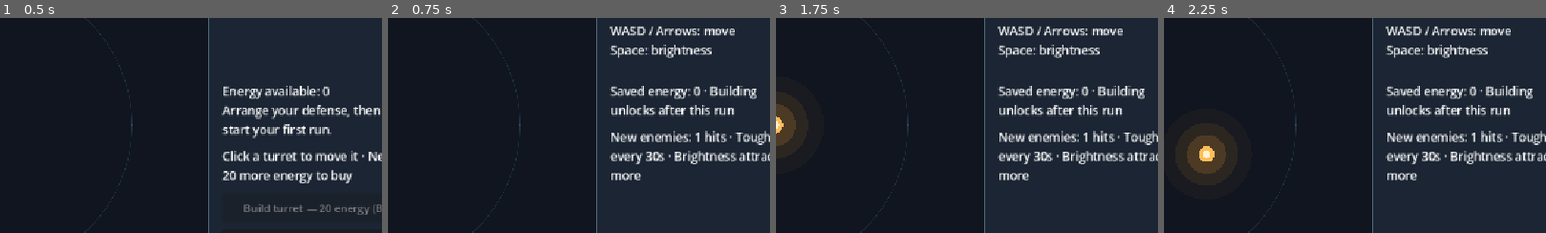
Above: before the commit, frames 1-4 (left to right).
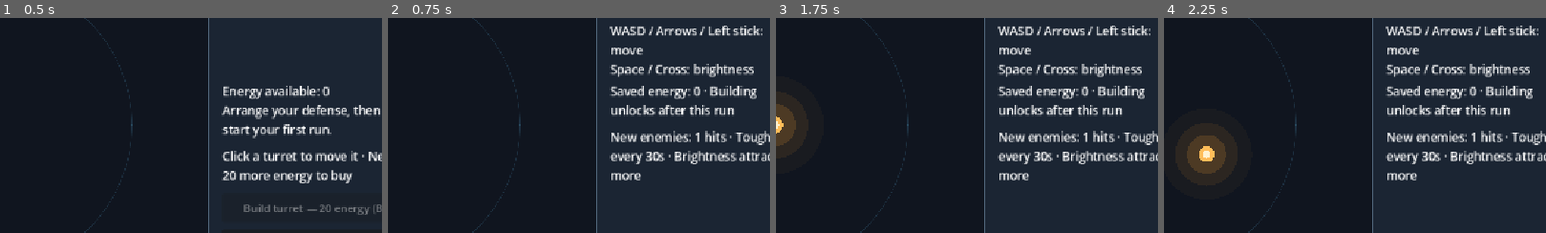
Above: after the commit, the same moments.

Repository: pelletiermaxime/little-last-light
Game: Godot game, scene res://main.tscn
Same seed, same stepped clock (60 frames per second), same inputs: the game is played once before the commit and once after it.
Inputs (mouse positions are % of the whole screen's width and height, from its top left):
- Up to frame 1 (0.5 s): no input
- Up to frame 2 (0.75 s): click "Start run (Enter)" at 0.5 s
- Up to frame 3 (1.75 s): tap Enter (start_run, bound only after the commit) at 1.25, 1.55 s; move the mouse to (72, 45) at 1.27 s; hold D (move_right) from 1.28 s (still down); hold B (build_turret, bound only after the commit) from 1.28 s (still down); click (72, 45) at 1.42 s
- Up to frame 4 (2.25 s): move the mouse to (30, 55) at 2.02 s; release D (move_right) at 2.03 s; release B (build_turret, bound only after the commit) at 2.03 s; hold S (move_down) from 2.03 s (still down); tap Enter (start_run, bound only after the commit) at 2.1 s; click (30, 55) at 2.17 s
The pictures show only the part of the screen within x 45-95%, y 25-75%; the shares and areas given below are measured in that part.

Frame 1 is identical in both runs. In frame 2, 2.3% of the frame differs, in the area x 58-98%, y 3-28%; in frame 3, 2.3%; in frame 4, 2.3%.

Commit message:
Add gamepad controls for combat and turret placement

Diff:
--- a/build_controller.gd
+++ b/build_controller.gd
@@ -20,6 +20,9 @@
 var selected_turret: Node2D
 var placement_hint: Label
 var sidebar: ColorRect
+var controller_cursor: Vector2
+var using_controller: bool = false
+const CURSOR_SPEED: float = 360.0
 
 
 func _ready() -> void:
@@ -94,6 +97,7 @@
 	buttons.add_child(start_button)
 	cancel_button.hide()
 	_layout_sidebar()
+	controller_cursor = main.get_arena_rect().get_center()
 	get_viewport().size_changed.connect(_layout_sidebar)
 	_update_interface()
 
@@ -106,17 +110,23 @@
 	bar.size = Vector2(280, 0)
 
 
-func _process(_delta: float) -> void:
+func _process(delta: float) -> void:
+	if using_controller and main.phase == main.Phase.PREPARATION:
+		var direction := Input.get_vector("move_left", "move_right", "move_up", "move_down")
+		var arena: Rect2 = main.get_arena_rect()
+		controller_cursor = (controller_cursor + direction * CURSOR_SPEED * delta).clamp(arena.position, arena.end - Vector2.ONE)
+	queue_redraw()
 	_update_interface()
 	if placing:
-		preview.global_position = get_global_mouse_position()
+		preview.global_position = _cursor_position()
 		var reason := placement_error(preview.global_position)
 		var valid := reason.is_empty()
 		preview.modulate = Color(0.6, 1.0, 0.7, 0.65) if valid else Color(1.0, 0.3, 0.3, 0.65)
-		placement_hint.text = ("Click to move here · Free" if is_instance_valid(selected_turret) else "Click to build · %d energy" % int(turret_cost())) if valid else reason
+		var confirm := "Cross" if using_controller else "Click"
+		placement_hint.text = ((confirm + " to move here · Free") if is_instance_valid(selected_turret) else (confirm + " to build · %d energy" % int(turret_cost()))) if valid else reason
 		placement_hint.modulate = Color("#a5edb7") if valid else Color("#ffb4a8")
 		placement_hint.reset_size()
-		var mouse := get_viewport().get_mouse_position()
+		var mouse := get_canvas_transform() * _cursor_position()
 		var limit := (get_viewport_rect().size - placement_hint.size - Vector2(8, 8)).max(Vector2(8, 8))
 		placement_hint.position = (mouse + Vector2(20, 24)).clamp(Vector2(8, 8), limit)
 
@@ -132,7 +142,9 @@
 	build_button.visible = preparing
 	start_button.visible = preparing
 	start_button.disabled = placing
-	build_button.text = "Build turret — %d energy (B)" % int(turret_cost())
+	build_button.text = "Build turret — %d energy (%s)" % [int(turret_cost()), "Square" if using_controller else "B"]
+	cancel_button.text = "Cancel (%s)" % ("Circle" if using_controller else "Esc")
+	start_button.text = "Start run (%s)" % ("Options" if using_controller else "Enter")
 	build_button.disabled = placing or main.banked_energy < turret_cost()
 	overview.text = ("Energy available: %d\n%s" % [int(main.banked_energy), main.summary]) if preparing else ("Saved energy: %d · Building unlocks after this run" % int(main.banked_energy))
 	if not main.save_message.is_empty():
@@ -145,31 +157,59 @@
 		hint.text = "Click a turret to move it · Need %d more energy to buy" % int(ceil(turret_cost() - main.banked_energy))
 	else:
 		hint.text = "Click a turret to move it, or buy another with B"
+	if preparing and using_controller:
+		hint.text = "Left stick / D-pad: cursor\nCross: select / place\nSquare: buy · Circle: cancel"
+
+
+func _cursor_position() -> Vector2:
+	return controller_cursor if using_controller else get_global_mouse_position()
+
+
+func _input(event: InputEvent) -> void:
+	if event is InputEventJoypadButton and event.pressed or event is InputEventJoypadMotion and absf(event.axis_value) > 0.2:
+		using_controller = true
+	elif event is InputEventMouseMotion or event is InputEventMouseButton or event is InputEventKey:
+		using_controller = false
+
+
+func _draw() -> void:
+	if not using_controller or main.phase != main.Phase.PREPARATION:
+		return
+	var point := to_local(controller_cursor)
+	draw_arc(point, 10.0, 0.0, TAU, 32, Color.WHITE, 2.0)
+	draw_line(point - Vector2(15, 0), point + Vector2(15, 0), Color.WHITE)
+	draw_line(point - Vector2(0, 15), point + Vector2(0, 15), Color.WHITE)
 
 
 func _unhandled_input(event: InputEvent) -> void:
 	if main.phase != main.Phase.PREPARATION:
 		return
-	if event is InputEventKey and event.pressed and not event.echo:
-		if event.physical_keycode == KEY_B:
-			begin_placement()
-			get_viewport().set_input_as_handled()
-		elif placing and event.keycode == KEY_ESCAPE:
-			cancel_placement()
-			get_viewport().set_input_as_handled()
-		elif event.keycode == KEY_ENTER:
-			main.start_run()
-			get_viewport().set_input_as_handled()
+	if event.is_action_pressed("build_turret"):
+		begin_placement()
+		get_viewport().set_input_as_handled()
+	elif event.is_action_pressed("cancel_placement"):
+		cancel_placement()
+		get_viewport().set_input_as_handled()
+	elif event.is_action_pressed("start_run"):
+		main.start_run()
+		get_viewport().set_input_as_handled()
+	elif event.is_action_pressed("confirm_placement"):
+		_select_or_place(controller_cursor)
+		get_viewport().set_input_as_handled()
 	elif event is InputEventMouseButton and event.pressed and event.button_index == MOUSE_BUTTON_LEFT:
 		var point: Vector2 = get_canvas_transform().affine_inverse() * event.position
-		if placing:
-			try_place(point)
-		else:
-			for turret in get_tree().get_nodes_in_group("turrets"):
-				if point.distance_to(turret.global_position) <= 20.0:
-					begin_move(turret)
-					break
-		get_viewport().set_input_as_handled()
+		_select_or_place(point)
+		get_viewport().set_input_as_handled()
+
+
+func _select_or_place(point: Vector2) -> void:
+	if placing:
+		try_place(point)
+	else:
+		for turret in get_tree().get_nodes_in_group("turrets"):
+			if point.distance_to(turret.global_position) <= 20.0:
+				begin_move(turret)
+				break
 
 
 func begin_placement() -> void:
@@ -189,7 +229,7 @@
 
 func _show_preview() -> void:
 	placing = true
-	preview.global_position = get_global_mouse_position()
+	preview.global_position = _cursor_position()
 	preview.show()
 	placement_hint.show()
 	cancel_button.show()
--- a/lantern.gd
+++ b/lantern.gd
@@ -78,14 +78,13 @@
 	position = position.clamp(margin, (screen_size - margin).max(margin))
 
 
-func _unhandled_key_input(event: InputEvent) -> void:
+func _unhandled_input(event: InputEvent) -> void:
 	if not running:
 		return
-	if event is InputEventKey:
-		if event.pressed and not event.echo and event.keycode == KEY_SPACE:
-			brightness = (brightness + 1) % BRIGHTNESS_NAMES.size()
-			_update_status()
-			get_viewport().set_input_as_handled()
+	if event.is_action_pressed("cycle_brightness"):
+		brightness = (brightness + 1) % BRIGHTNESS_NAMES.size()
+		_update_status()
+		get_viewport().set_input_as_handled()
 
 
 func _center_in_viewport() -> void:
@@ -102,7 +101,7 @@
 		status_label.text = "PREPARATION\nHealth restored on Start run"
 		return
 	status_label.text = (
-		"Health: %d / %d\nTime: %ds · Brightness: %s\nThis run: %d energy\n(+%.0f / second)\n\nWASD / Arrows: move\nSpace: brightness"
+		"Health: %d / %d\nTime: %ds · Brightness: %s\nThis run: %d energy\n(+%.0f / second)\n\nWASD / Arrows / Left stick: move\nSpace / Cross: brightness"
 		% [
 			int(ceil(health)),
 			int(max_health),
--- a/project.godot
+++ b/project.godot
@@ -20,6 +20,62 @@
 window/stretch/mode="canvas_items"
 window/stretch/aspect="expand"
 
+[input]
+
+move_left={
+"deadzone": 0.2,
+"events": [Object(InputEventKey,"resource_local_to_scene":false,"resource_name":"","device":16,"window_id":0,"alt_pressed":false,"shift_pressed":false,"ctrl_pressed":false,"meta_pressed":false,"pressed":false,"keycode":0,"physical_keycode":65,"key_label":0,"unicode":0,"location":0,"echo":false,"script":null)
+, Object(InputEventKey,"resource_local_to_scene":false,"resource_name":"","device":16,"window_id":0,"alt_pressed":false,"shift_pressed":false,"ctrl_pressed":false,"meta_pressed":false,"pressed":false,"keycode":0,"physical_keycode":4194321,"key_label":0,"unicode":0,"location":0,"echo":false,"script":null)
+, Object(InputEventJoypadMotion,"device":-1,"axis":0,"axis_value":-1.0)
+, Object(InputEventJoypadButton,"device":-1,"button_index":13)
+]
+}
+move_right={
+"deadzone": 0.2,
+"events": [Object(InputEventKey,"resource_local_to_scene":false,"resource_name":"","device":16,"window_id":0,"alt_pressed":false,"shift_pressed":false,"ctrl_pressed":false,"meta_pressed":false,"pressed":false,"keycode":0,"physical_keycode":68,"key_label":0,"unicode":0,"location":0,"echo":false,"script":null)
+, Object(InputEventKey,"resource_local_to_scene":false,"resource_name":"","device":16,"window_id":0,"alt_pressed":false,"shift_pressed":false,"ctrl_pressed":false,"meta_pressed":false,"pressed":false,"keycode":0,"physical_keycode":4194323,"key_label":0,"unicode":0,"location":0,"echo":false,"script":null)
+, Object(InputEventJoypadMotion,"device":-1,"axis":0,"axis_value":1.0)
+, Object(InputEventJoypadButton,"device":-1,"button_index":14)
+]
+}
+move_up={
+"deadzone": 0.2,
+"events": [Object(InputEventKey,"resource_local_to_scene":false,"resource_name":"","device":16,"window_id":0,"alt_pressed":false,"shift_pressed":false,"ctrl_pressed":false,"meta_pressed":false,"pressed":false,"keycode":0,"physical_keycode":87,"key_label":0,"unicode":0,"location":0,"echo":false,"script":null)
+, Object(InputEventKey,"resource_local_to_scene":false,"resource_name":"","device":16,"window_id":0,"alt_pressed":false,"shift_pressed":false,"ctrl_pressed":false,"meta_pressed":false,"pressed":false,"keycode":0,"physical_keycode":4194320,"key_label":0,"unicode":0,"location":0,"echo":false,"script":null)
+, Object(InputEventJoypadMotion,"device":-1,"axis":1,"axis_value":-1.0)
+, Object(InputEventJoypadButton,"device":-1,"button_index":11)
+]
+}
+move_down={
+"deadzone": 0.2,
+"events": [Object(InputEventKey,"resource_local_to_scene":false,"resource_name":"","device":16,"window_id":0,"alt_pressed":false,"shift_pressed":false,"ctrl_pressed":false,"meta_pressed":false,"pressed":false,"keycode":0,"physical_keycode":83,"key_label":0,"unicode":0,"location":0,"echo":false,"script":null)
+, Object(InputEventKey,"resource_local_to_scene":false,"resource_name":"","device":16,"window_id":0,"alt_pressed":false,"shift_pressed":false,"ctrl_pressed":false,"meta_pressed":false,"pressed":false,"keycode":0,"physical_keycode":4194322,"key_label":0,"unicode":0,"location":0,"echo":false,"script":null)
+, Object(InputEventJoypadMotion,"device":-1,"axis":1,"axis_value":1.0)
+, Object(InputEventJoypadButton,"device":-1,"button_index":12)
+]
+}
+
+cycle_brightness={
+"deadzone": 0.2,
+"events": [Object(InputEventKey,"keycode":32), Object(InputEventJoypadButton,"device":-1,"button_index":0)]
+}
+build_turret={
+"deadzone": 0.2,
+"events": [Object(InputEventKey,"physical_keycode":66), Object(InputEventJoypadButton,"device":-1,"button_index":2)]
+}
+cancel_placement={
+"deadzone": 0.2,
+"events": [Object(InputEventKey,"keycode":4194305), Object(InputEventJoypadButton,"device":-1,"button_index":1)]
+}
+start_run={
+"deadzone": 0.2,
+"events": [Object(InputEventKey,"keycode":4194309), Object(InputEventJoypadButton,"device":-1,"button_index":6)]
+}
+confirm_placement={
+"deadzone": 0.2,
+"events": [Object(InputEventJoypadButton,"device":-1,"button_index":0)]
+}
+
 [physics]
 
 3d/physics_engine="Jolt Physics"
@@ -30,25 +86,3 @@
 renderer/rendering_method="gl_compatibility"
 renderer/rendering_method.mobile="gl_compatibility"
 environment/defaults/default_clear_color=Color(0.0627451, 0.08235294, 0.12156863, 1)
-
-[input]
-
-move_left={
-"deadzone": 0.2,
-"events": [Object(InputEventKey,"physical_keycode":65), Object(InputEventKey,"physical_keycode":4194321)]
-}
-
-move_right={
-"deadzone": 0.2,
-"events": [Object(InputEventKey,"physical_keycode":68), Object(InputEventKey,"physical_keycode":4194323)]
-}
-
-move_up={
-"deadzone": 0.2,
-"events": [Object(InputEventKey,"physical_keycode":87), Object(InputEventKey,"physical_keycode":4194320)]
-}
-
-move_down={
-"deadzone": 0.2,
-"events": [Object(InputEventKey,"physical_keycode":83), Object(InputEventKey,"physical_keycode":4194322)]
-}
--- /dev/null
+++ b/tests/check_controller.gd
@@ -0,0 +1,76 @@
+extends SceneTree
+
+
+func _initialize() -> void:
+	call_deferred("check")
+
+
+func press(button: JoyButton) -> void:
+	var event := InputEventJoypadButton.new()
+	event.device = 3 # Bindings must work beyond the first connected controller.
+	event.button_index = button
+	event.pressed = true
+	root.push_input(event)
+	event.pressed = false
+	root.push_input(event)
+
+
+func axis(value: float) -> void:
+	var event := InputEventJoypadMotion.new()
+	event.device = 3
+	event.axis = JOY_AXIS_LEFT_X
+	event.axis_value = value
+	Input.parse_input_event(event)
+	Input.flush_buffered_events()
+
+
+func check() -> void:
+	var scene = load("res://main.tscn").instantiate()
+	var path := "/tmp/little-last-light-controller-%d.json" % OS.get_process_id()
+	scene.save_path = path
+	root.add_child(scene)
+	current_scene = scene
+	var build = scene.get_node("BuildController")
+	scene.banked_energy = 40.0
+	press(JOY_BUTTON_X)
+	assert(build.placing and build.using_controller, "Square starts controller placement")
+	press(JOY_BUTTON_START)
+	assert(scene.phase == scene.Phase.PREPARATION, "Cannot start during placement")
+	press(JOY_BUTTON_B)
+	assert(not build.placing and scene.banked_energy == 40.0, "Circle cancels without spending")
+	axis(0.1)
+	assert(Input.get_vector("move_left", "move_right", "move_up", "move_down") == Vector2.ZERO, "Stick drift stays inside deadzone")
+	axis(1.0)
+	var before: Vector2 = build.controller_cursor
+	build._process(0.1)
+	assert(build.controller_cursor.x > before.x, "Stick moves preparation cursor")
+	axis(0.0)
+	build.controller_cursor = scene.get_arena_rect().size * Vector2(0.2, 0.3)
+	press(JOY_BUTTON_X)
+	press(JOY_BUTTON_A)
+	assert(not build.placing and scene.banked_energy == 20.0, "Cross buys at cursor")
+	assert(get_nodes_in_group("turrets").size() == 2, "One turret purchased")
+	press(JOY_BUTTON_A)
+	assert(build.placing and is_instance_valid(build.selected_turret), "Cross selects existing turret")
+	build.controller_cursor += Vector2(0, 50)
+	press(JOY_BUTTON_A)
+	assert(not build.placing and scene.banked_energy == 20.0, "Moving turret is free")
+	press(JOY_BUTTON_START)
+	assert(scene.lantern.running, "Options starts run")
+	assert(scene.lantern.brightness == 0, "Preparation confirm does not change brightness")
+	press(JOY_BUTTON_A)
+	assert(scene.lantern.brightness == 1, "Cross changes brightness in combat")
+	axis(1.0)
+	before = scene.lantern.position
+	scene.lantern._physics_process(0.1)
+	assert(scene.lantern.position.x > before.x, "Stick moves lantern")
+	axis(0.0)
+	press(JOY_BUTTON_X)
+	assert(not build.placing, "Controller cannot build during combat")
+	scene.lantern.take_damage(1000)
+	press(JOY_BUTTON_START)
+	assert(scene.lantern.running, "Controller starts another run after defeat")
+	scene.free()
+	DirAccess.remove_absolute(path)
+	print("PASS: controller cursor, deadzone, placement, cancel, move, start, brightness, movement, combat lock, restart")
+	quit()
Not shown, added: tests/check_controller.gd.uid
Not shown, changed: README.md
